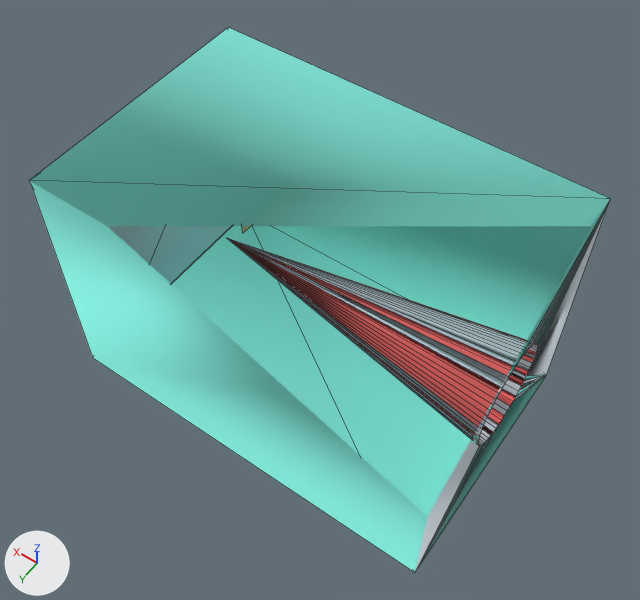
The OBJ model ElectrostaticsExample/Meshes/SharpPointedElectrode.obj, before and after one commit.
One viewpoint serves both versions: a 50 mm lens placed at (-10.4, 42.2, 64.8), pointed at (19.3, 0.6, -0.7). The lights are fixed; the arrows at lower left show +X, +Y and +Z. The picture after the commit comes second. Mesh edges are drawn as thin lines. Everything nearer to the camera than a plane just in front of the edit is cut away. Where no turn or scale is listed for an object, it has been applied to the vertices.

The first picture shows 'SharpPointedElectrode'.
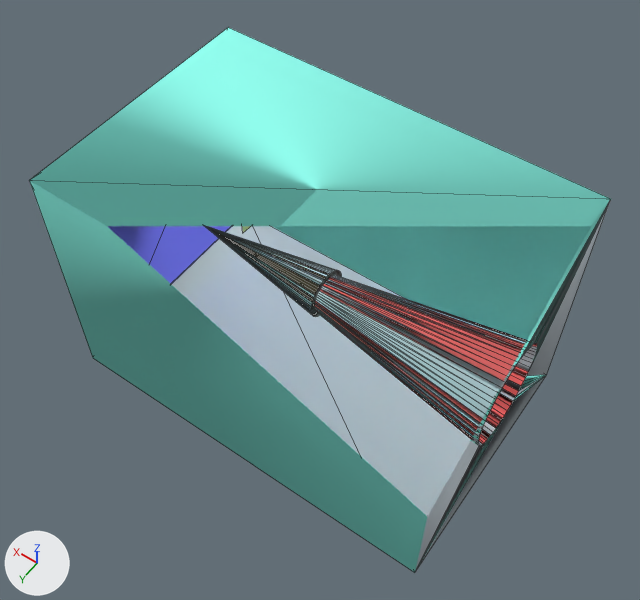
What differs and where, as boxes [x1, y1, x2, y2] in the pictures (640 x 600 px):
part 1 of me_sharppointedelectrode, built on: before [227, 238, 537, 446]; after [205, 226, 537, 446]
part 2 of me_sharppointedelectrode, recoloured: [419, 213, 604, 565] in both
part 3 of me_sharppointedelectrode, recoloured: [107, 226, 232, 284] in both
part 4 of me_sharppointedelectrode, recoloured (cyan to light grey): [171, 224, 598, 569] in both

Edits to the bpy script that builds the scene:
```text
Add mat_materialboundary:
    mat_materialboundary = principled_material('MaterialBoundary')
    mat_materialboundary.base_color = (0.0745, 0.051, 0.0275)  # brown #4d402e
    mat_materialboundary.roughness = 1.0
Add mat_frontcolor:
    mat_frontcolor = principled_material('FrontColor')
    mat_frontcolor.base_color = (1.0, 1.0, 1.0)  # white #ffffff
    mat_frontcolor.roughness = 1.0
Change me_sharppointedelectrode:
    used by ob_sharppointedelectrode; location = (0.0, 0.0, 0.0)
    remove me_sharppointedelectrode.from_pydata(...)  # 80 vertices, 151 faces; spans x 0.0..40.0, y -13.0..13.0, z -13.0..13.0
    add me_sharppointedelectrode.from_pydata(...)  # 205 vertices, 454 faces; spans x 0.0..40.0, y -13.0..13.0, z -13.0..13.0
    me_sharppointedelectrode part 1
    105 faces are deleted
    105 vertices are added at x 19.0..34.0, y -2.4..2.4, z -2.4..2.4
    12 new vertices lie (0.0, 0.5, 0.1) away from vertices in x 19.0, y -2.4..1.9, z -1.2..1.1
    8 new vertices lie (0.0, 0.7, 0.0) away from vertices in x 19.0, y -2.0..1.3, z -1.6..1.6
    4 new faces join them, mat_boundary3 (blue #7a7aff)
    133 new faces join them, mat_backcolor (light grey #d1dce4)
    22 new faces join them, mat_boundary1 (cyan #90fff1)
    97 new faces join them, mat_boundary2 (red #ff6d6d)
    66 new faces join them, mat_frontcolor (white #ffffff)
    86 new faces join them, mat_materialboundary (brown #4d402e)
    me_sharppointedelectrode part 2: 22 faces spanning x 0.0..40.0, y -13.0..13.0, z -13.0..13.0 switch from mat_backcolor (light grey #d1dce4) to mat_boundary1 (cyan #90fff1)
    me_sharppointedelectrode part 3: 4 faces spanning x 38.0..40.0, y -10.0..10.0, z -10.0..10.0 switch from mat_backcolor (light grey #d1dce4) to mat_boundary3 (blue #7a7aff)
    me_sharppointedelectrode part 4: 17 faces spanning x 0.0..40.0, y -13.0..13.0, z -13.0..13.0 switch from mat_boundary1 (cyan #90fff1) to mat_backcolor (light grey #d1dce4)
    add me_sharppointedelectrode.materials.append(mat_frontcolor)  # white #ffffff
    add me_sharppointedelectrode.materials.append(mat_materialboundary)  # brown #4d402e
```
